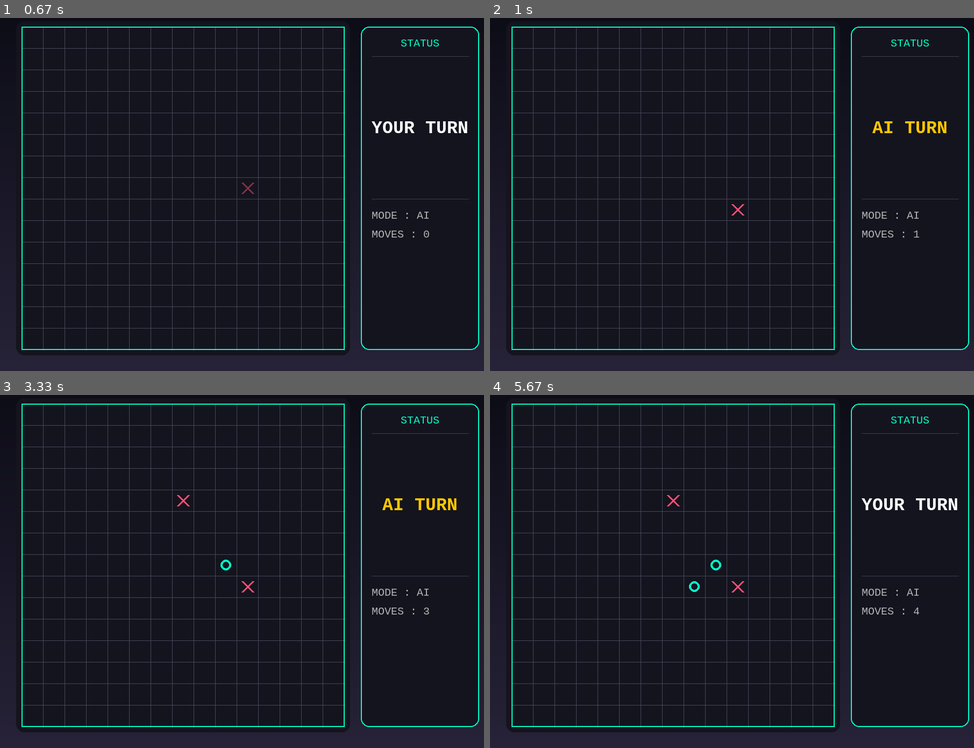
Above: before the commit, frames 1-4 (two rows, left to right).
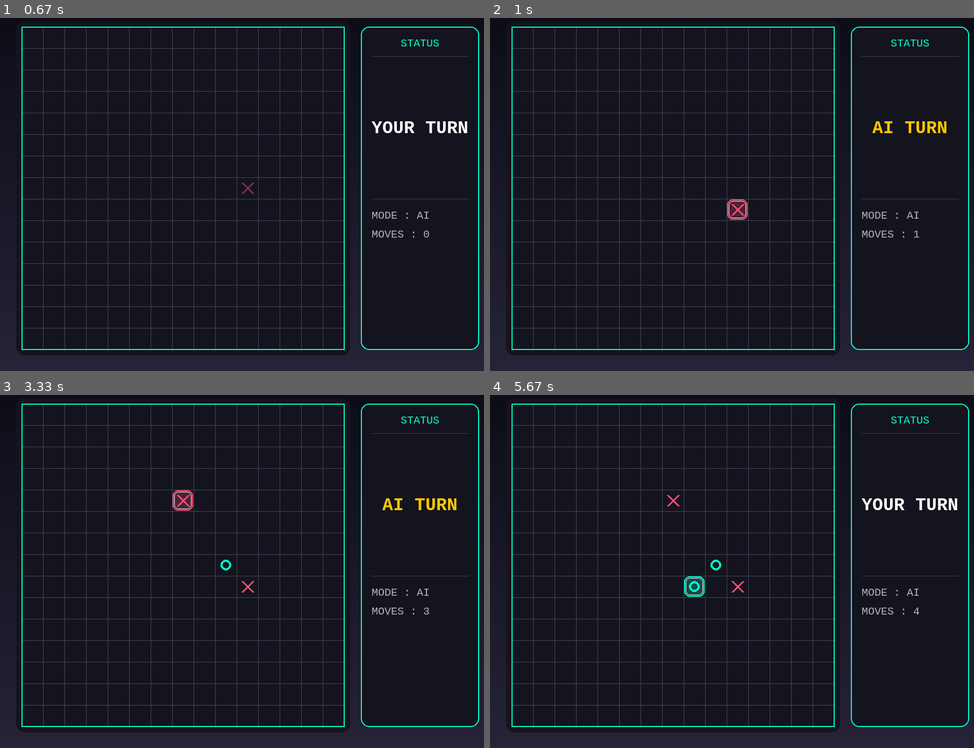
Above: after the commit, the same moments.

Repository: Vuongtlwir/project-ai-caro
Game: pygame game, started from main.py
The game is run twice, just before and just after one commit, with the same random seed, the same clock (stepped at 60 frames per second) and the same inputs.
Inputs (mouse positions are in pixels of both pictures, inside the frame that each line leads up to):
- Up to frame 1 (0.67 s): click (242, 187) at 0.38 s
- Up to frame 2 (1 s): click (736, 212) at 0.72 s
- Up to frame 3 (3.33 s): click (174, 490) at 3.05 s
- Up to frame 4 (5.67 s): no input

Frame 1 is identical in both runs. In frame 2, 0.2% of the frame differs, in the area x 49-54%, y 51-58%; in frame 3, 0.2%; in frame 4, 0.2%.

Commit message:
Add neon glow effect for last move

Diff:
--- a/src/ui/pygame_ui.py
+++ b/src/ui/pygame_ui.py
@@ -6,12 +6,10 @@
 from src.game.constants import *
 from src.game.rules import get_game_result
 
-
 SIDE_PANEL = 300
 
 WIDTH = BOARD_SIZE * CELL_SIZE + SIDE_PANEL
 HEIGHT = BOARD_SIZE * CELL_SIZE + 80
-
 
 class CaroGameUI:
 
@@ -222,6 +220,84 @@
             (x0, y0, size, size),
             2
         )
+
+    # ================= LAST MOVE GLOW =================
+
+    def draw_last_move_glow(self):
+
+        if self.board.last_move is None:
+            return
+
+        r, c = self.board.last_move
+
+        x = self.offset_x + c * CELL_SIZE
+        y = self.offset_y + r * CELL_SIZE
+
+        piece = self.board.grid[r][c]
+
+        if piece == HUMAN:
+
+            color = (255, 80, 120)
+
+        else:
+
+            color = (0, 255, 200)
+
+        # pulse animation
+        pulse = (
+            math.sin(pygame.time.get_ticks() * 0.008) + 1
+        ) / 2
+
+        alpha = 35 + int(pulse * 25)
+
+        # glow mềm
+        glow_surface = pygame.Surface(
+            (CELL_SIZE, CELL_SIZE),
+            pygame.SRCALPHA
+        )
+
+        pygame.draw.rect(
+            glow_surface,
+            (*color, alpha),
+            (
+                2,
+                2,
+                CELL_SIZE - 4,
+                CELL_SIZE - 4
+            ),
+            border_radius=10
+        )
+
+        self.screen.blit(glow_surface, (x, y))
+
+        # viền ngoài mờ
+        pygame.draw.rect(
+            self.screen,
+            (*color, 120),
+            (
+                x + 1,
+                y + 1,
+                CELL_SIZE - 2,
+                CELL_SIZE - 2
+            ),
+            width=2,
+            border_radius=10
+        )
+
+        # viền sáng trong
+        pygame.draw.rect(
+            self.screen,
+            (255, 255, 255),
+            (
+                x + 4,
+                y + 4,
+                CELL_SIZE - 8,
+                CELL_SIZE - 8
+            ),
+            width=1,
+            border_radius=8
+        )
+
 
     # ================= WINNING =================
 
@@ -834,6 +910,8 @@
 
                 self.draw_grid()
 
+                self.draw_last_move_glow()
+
                 self.draw_winning_line()
 
                 self.draw_pieces()
@@ -842,6 +920,7 @@
 
                 self.draw_side_panel()
 
+
             pygame.display.update()
 
         pygame.quit()
